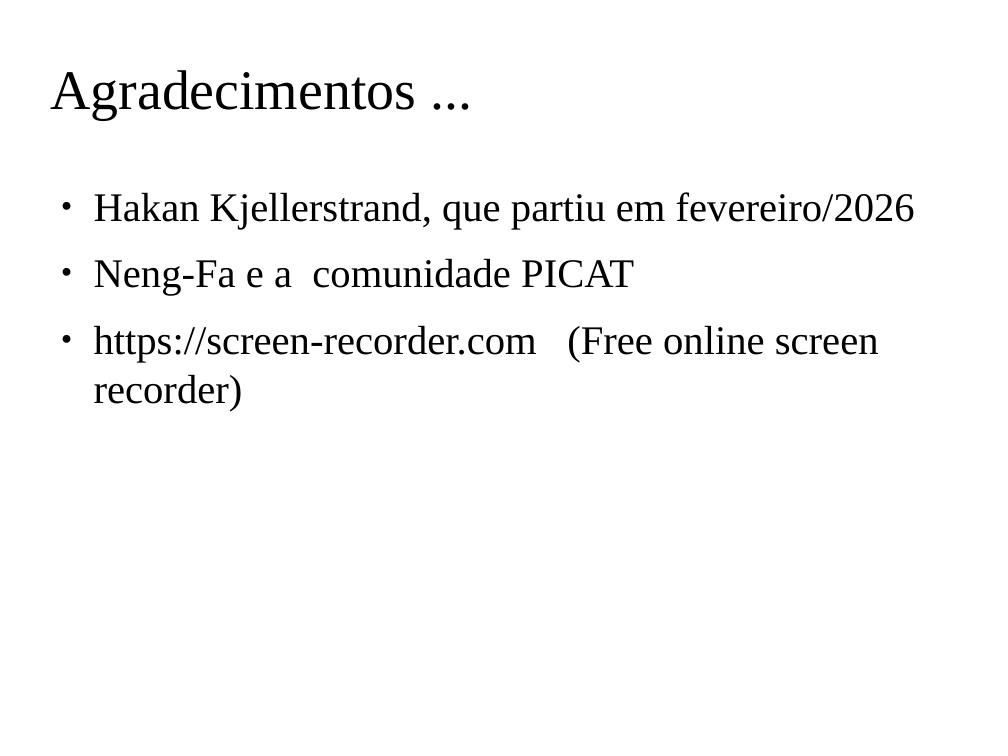
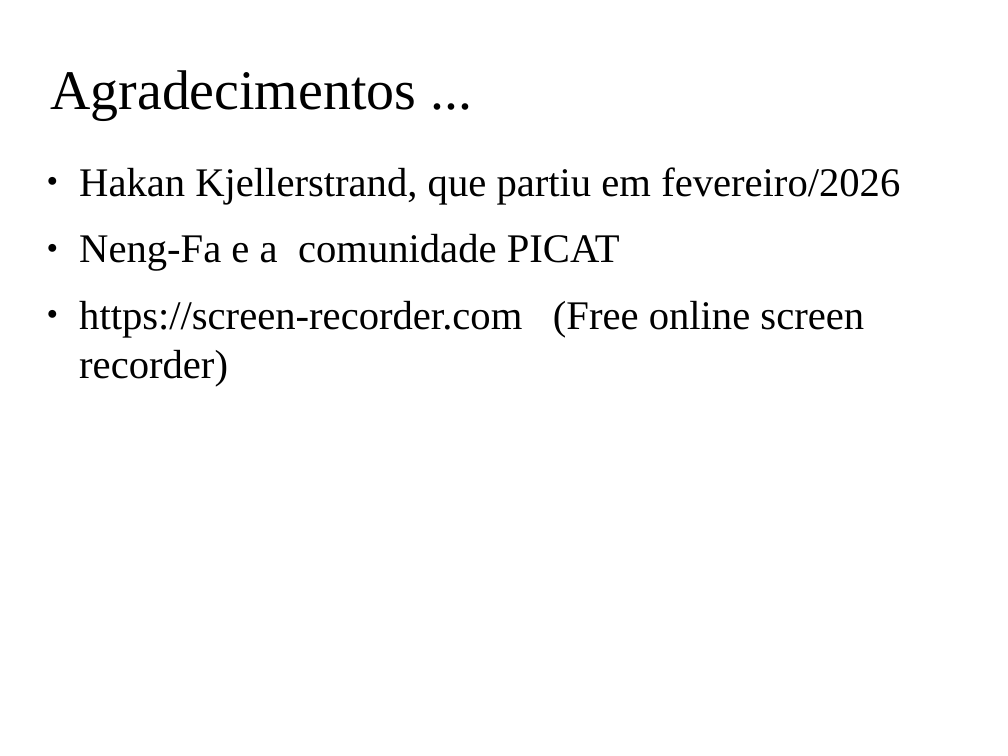
Before and after one commit to claudiosa/CCS, a slide deck: slide 2 of picat/YOUTUBE_Racha_Cuca/slides_racha_cuca.odp. Drawn at 1008x756 pixels with LibreOffice and Linux fonts; fonts in the diff are those of the drawing; background and template pictures are left out. Boxes give left, top, right and bottom in pixels: in the first picture for what was removed or moved away, otherwise in the second. Text is boxed around its words. In the diff, an @@ line names an element or a change of style, - is before the commit and + after.

```diff
--- a/picat/YOUTUBE_Racha_Cuca/slides_racha_cuca.odp
+++ b/picat/YOUTUBE_Racha_Cuca/slides_racha_cuca.odp
@@ text "Hakan Kjellerstrand, que partiu em ...": place and size @@
-text "Hakan Kjellerstrand, que partiu em ..." at (94,192,915,411)
+text "Hakan Kjellerstrand, que partiu em ..." at (79,167,900,386)
```
Also in this commit, not shown: 3 other slides changed, 7 other files.
